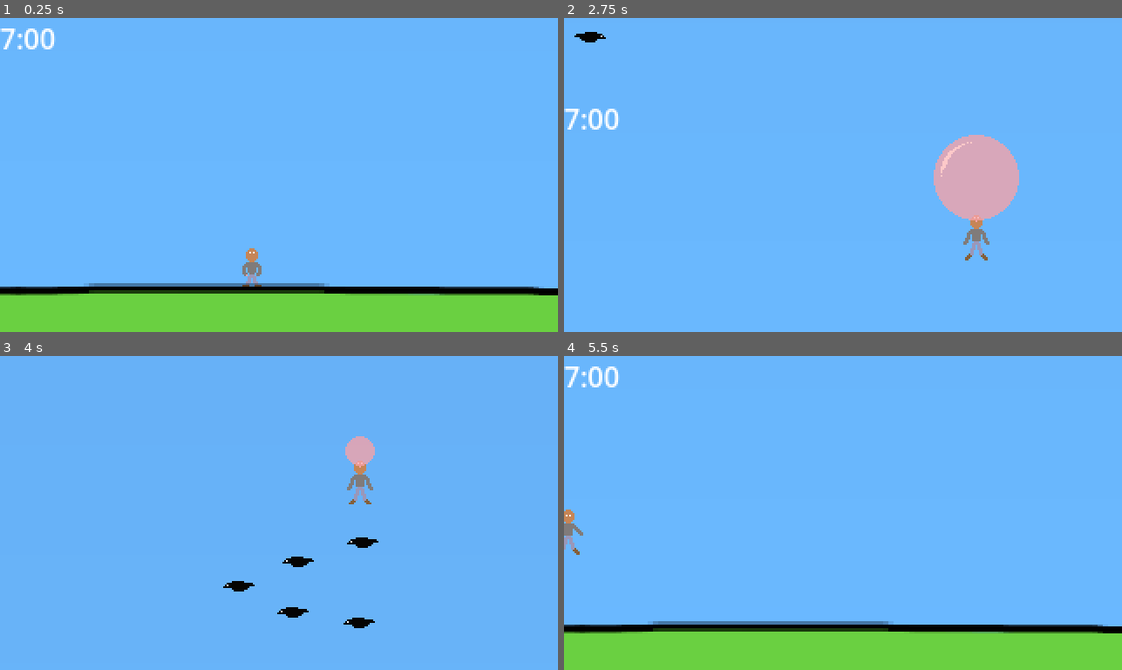
Above: before the commit, frames 1-4 (two rows, left to right).
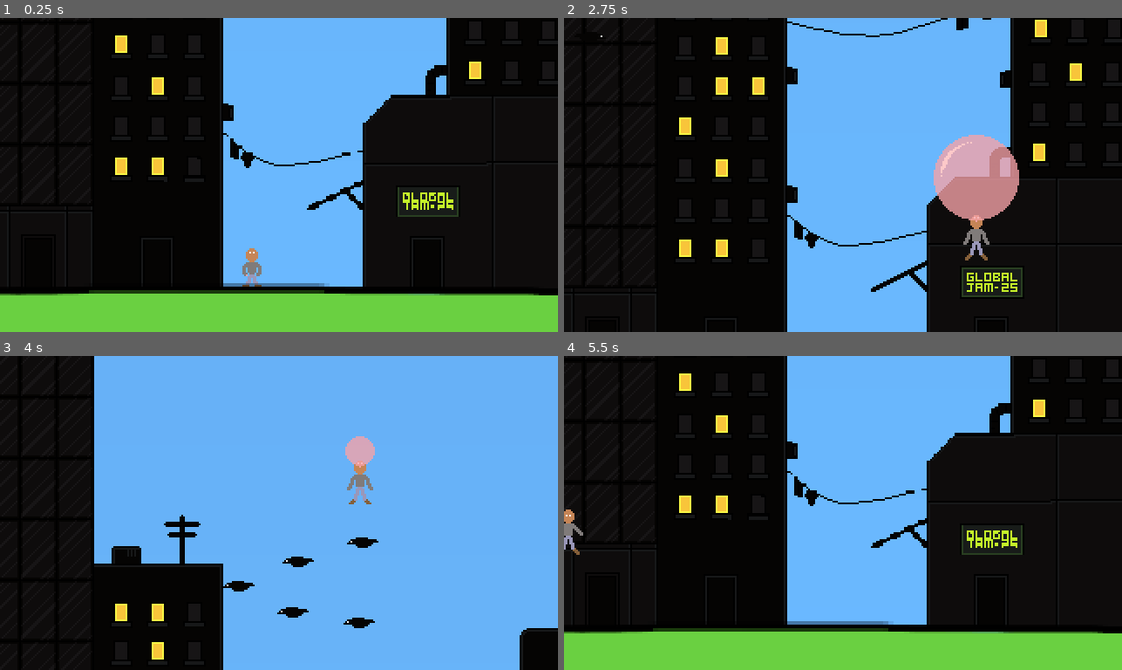
Above: after the commit, the same moments.

Repository: eagle-eye-scouter/GGJ_BubbleBlowing
Game: Godot game, scene res://scenes/scroll_world.tscn
Same seed, same stepped clock (60 frames per second), same inputs: the game is played once before the commit and once after it.
Inputs:
- Up to frame 1 (0.25 s): no input
- Up to frame 2 (2.75 s): tap Enter (ui_accept) at 0.5, 0.77, 1.52, 2 s; hold D (player_right) 0.53-1.28 s; hold Space (player_breath) 0.53-1.28 s; hold S (player_down) 1.28-2.03 s; tap Space (player_breath) at 1.35 s; hold D (player_right) from 2.03 s (still down); hold Space (player_breath) from 2.03 s (still down)
- Up to frame 3 (4 s): release D (player_right) at 2.78 s; release Space (player_breath) at 2.78 s; hold Up (ui_up) 2.78-3.53 s; tap Space (player_breath) at 2.85 s; tap Enter (ui_accept) at 3.02, 3.77 s; hold A (player_left) from 3.53 s (still down); hold Space (player_breath) from 3.53 s (still down)
- Up to frame 4 (5.5 s): release Space (player_breath) at 4.28 s; tap Space (player_breath) at 4.35 s; tap Enter (ui_accept) at 4.52 s; release A (player_left) at 5.03 s; hold S (player_down) from 5.03 s (still down); hold Space (player_breath) from 5.03 s (still down)

The runs differ from the first frame. In frame 1, 61% of the frame differs, in the area x 0-100%, y 0-87%; in frame 2, 68%, in the area x 0-100%, y 0-100%; in frame 3, 26%; in frame 4, 61%.

Commit message:
Add buildings, remove HUD

Diff:
--- a/scenes/scroll_world.tscn
+++ b/scenes/scroll_world.tscn
@@ -9,6 +9,7 @@
 [ext_resource type="PackedScene" uid="uid://bf0ojisur7uyr" path="res://scenes/obstacles/ufo.tscn" id="6_3hp1q"]
 [ext_resource type="PackedScene" uid="uid://baj1cgpjrapyv" path="res://scenes/obstacles/plane.tscn" id="7_rhndl"]
 [ext_resource type="PackedScene" uid="uid://cuqxd3qt0rcca" path="res://scenes/obstacles/asteroid.tscn" id="8_1kd0q"]
+[ext_resource type="Texture2D" uid="uid://cf1rfkio8lg05" path="res://assets/sprites/city.png" id="10_xnh1p"]
 
 [sub_resource type="Gradient" id="Gradient_p0pkq"]
 interpolation_color_space = 2
@@ -28,6 +29,10 @@
 
 [node name="World" type="Node2D"]
 script = ExtResource("1_eiwcc")
+
+[node name="City" type="Sprite2D" parent="."]
+position = Vector2(160, -131)
+texture = ExtResource("10_xnh1p")
 
 [node name="Background" type="Control" parent="."]
 z_index = -1
@@ -313,18 +318,6 @@
 shape = SubResource("RectangleShape2D_qiv8v")
 debug_color = Color(0.7, 0, 0, 0.419608)
 
-[node name="HUD" type="Control" parent="."]
-layout_mode = 3
-anchors_preset = 0
-offset_right = 40.0
-offset_bottom = 40.0
-
-[node name="Label" type="Label" parent="HUD"]
-layout_mode = 0
-offset_right = 40.0
-offset_bottom = 23.0
-text = "7:00"
-
 [editable path="Dynamic/SpawnerBird1"]
 [editable path="Dynamic/SpawnerBird2"]
 [editable path="Dynamic/SpawnerBird3"]
Not shown: 1 places in scenes/scroll_world.tscn that only renumber resources
